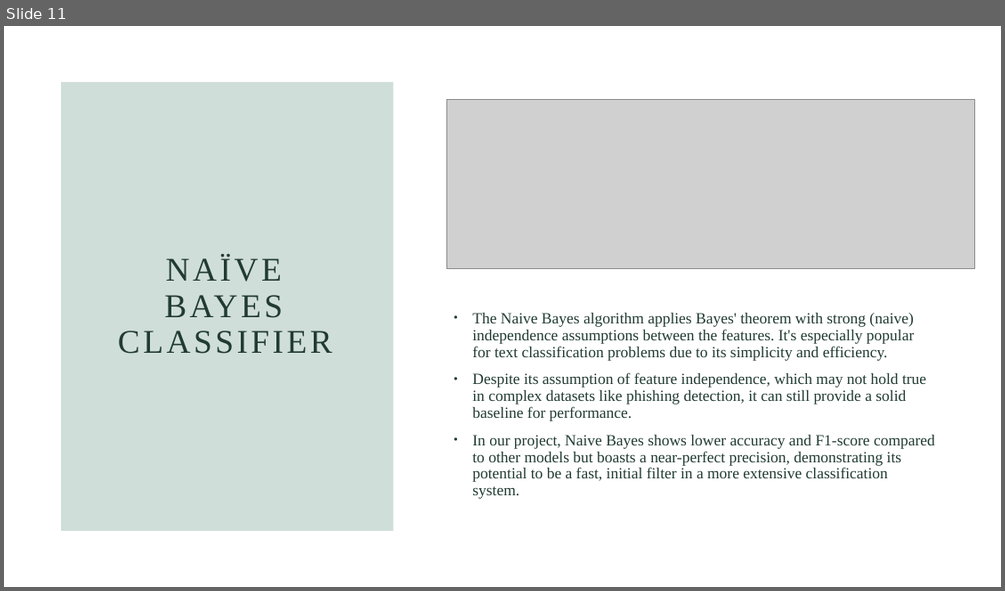
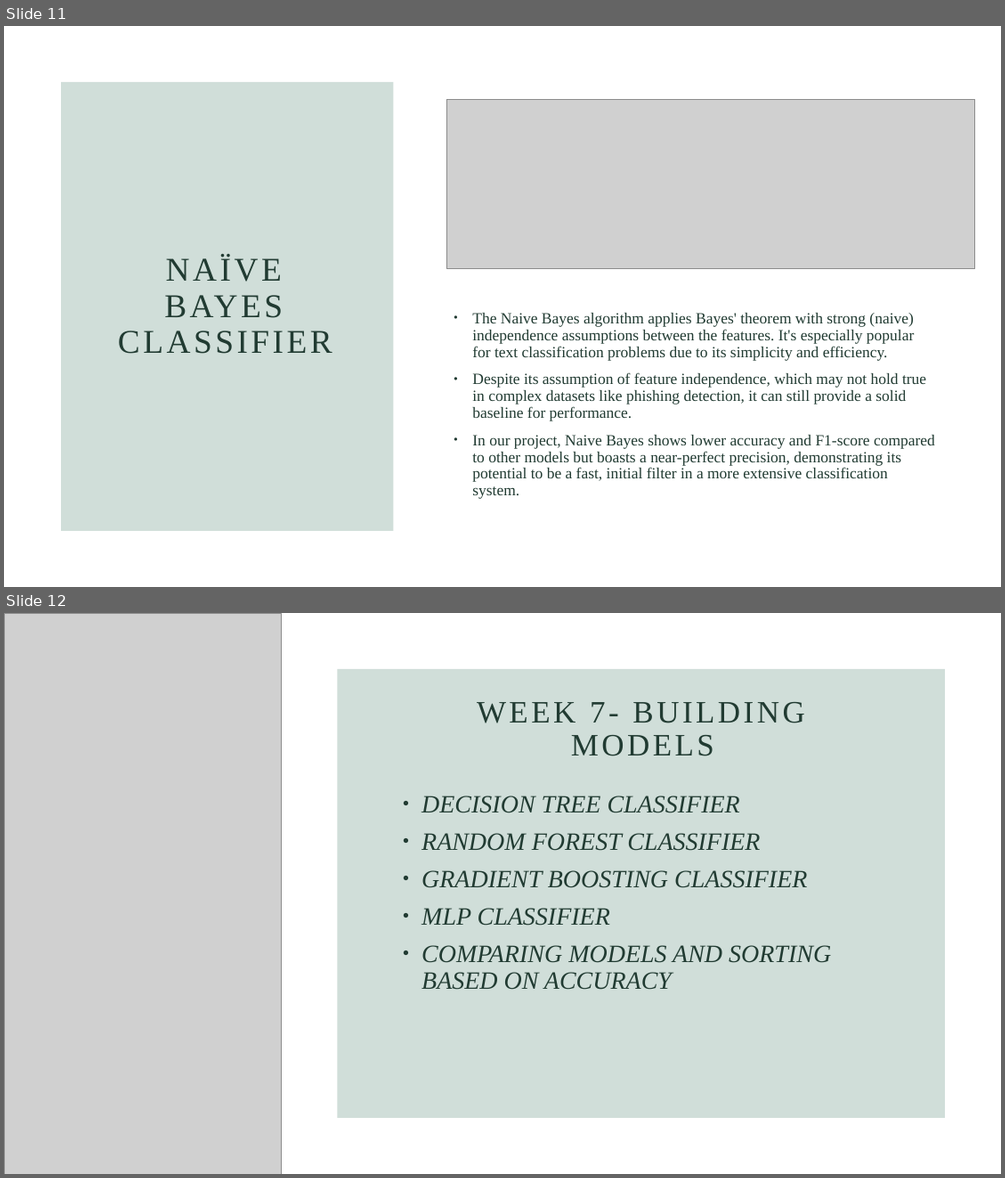
Before and after one commit to mpriyankapatil/ISU-Software_Project_2024, a slide deck: Week 6 .pptx. Shown one above the other, each under a label of ours: slide 11 before the commit, slides 11 and 12 after it. The pictures are 1005x591 and 1005x1178 pixels, drawn with LibreOffice and Linux fonts; fonts in the diff are those of the drawing; grey boxes stand for pictures. Boxes give left, top, right and bottom in pixels: in the first picture for what was removed or moved away, otherwise in the second. Text is boxed around its words. In the diff, an @@ line names an element or a change of style, - is before the commit and + after.

```diff
--- a/Week 6 .pptx
+++ b/Week 6 .pptx
@@ slide 12 added at <box>4,613,1001,1174</box>, background #FFFFFF @@
@@ picture added at <box>4,613,282,1174</box> @@
@@ rectangle added at <box>338,669,945,1118</box>, fill #467E6B at 25% opacity @@
@@ title added at <box>477,702,804,756</box>, 30 pt, text #213B32 @@
+WEEK 7- BUILDING MODELS
@@ subtitle added at <box>421,795,831,989</box>, 24 pt, text #213B32, italic @@
+• DECISION TREE CLASSIFIER
+• RANDOM FOREST CLASSIFIER
+• GRADIENT BOOSTING CLASSIFIER
+• MLP CLASSIFIER
+• COMPARING MODELS AND SORTING BASED ON ACCURACY
```
Also in this commit, not shown: 6 other slides added, 1 other file.
